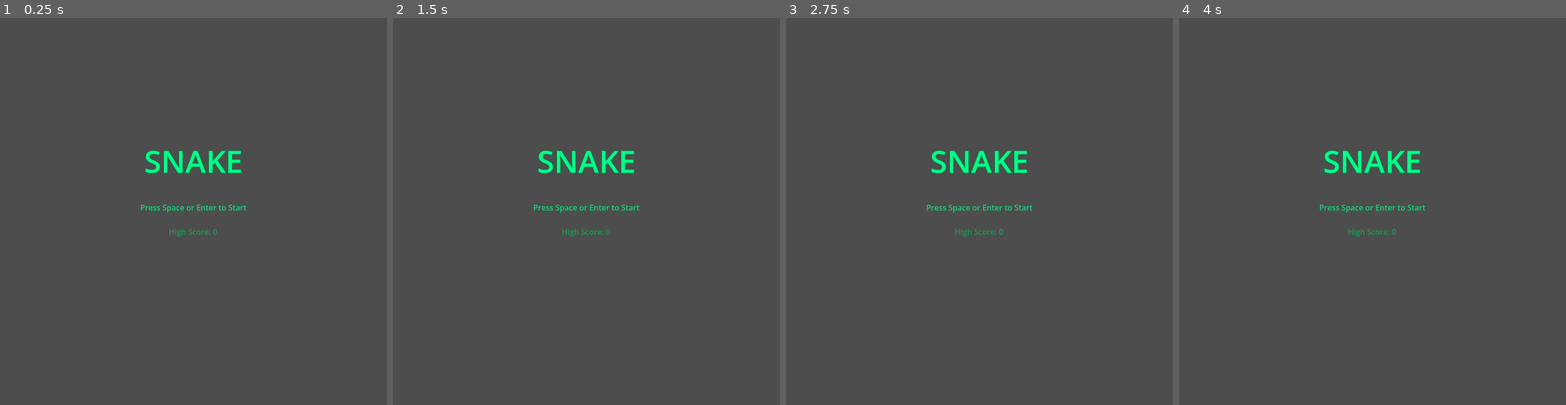
Above: before the commit, frames 1-4 (left to right).
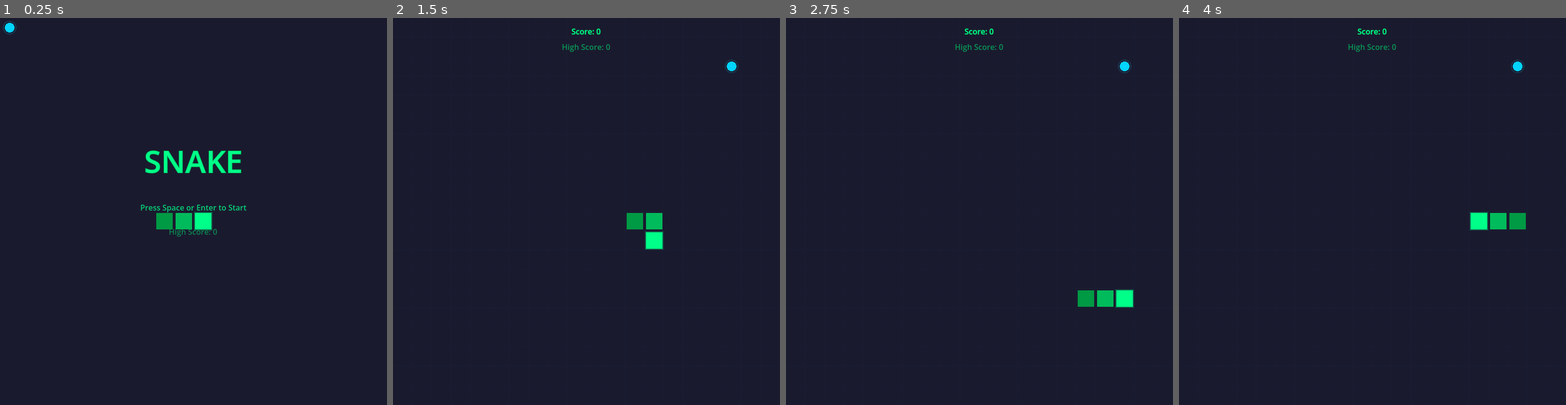
Above: after the commit, the same moments.

Repository: lanternRaft/godot-vibe-games
Game: Godot game, scene res://main.tscn
The game is run twice, just before and just after one commit, with the same random seed, the same clock (stepped at 60 frames per second) and the same inputs.
Inputs:
- Up to frame 1 (0.25 s): no input
- Up to frame 2 (1.5 s): tap Space at 0.5, 1.25 s; hold Right (move_right) 0.53-1.28 s; tap Enter (ui_accept) at 0.77 s; hold Down (move_down) from 1.28 s (still down)
- Up to frame 3 (2.75 s): tap Enter (ui_accept) at 1.52 s; tap Space at 2 s; release Down (move_down) at 2.03 s; hold Right (move_right) from 2.03 s (still down)
- Up to frame 4 (4 s): tap Space at 2.75, 3.5 s; release Right (move_right) at 2.78 s; hold W (move_up) 2.78-3.53 s; tap Enter (ui_accept) at 3.02, 3.77 s; hold Left (move_left) from 3.53 s (still down)

The runs differ from the first frame. In frame 1, 99% of the frame differs, in the area x 0-100%, y 0-100%; in frame 2, 100%; in frame 3, 100%; in frame 4, 100%.
Error before the commit: Parse Error: Could not preload resource script "res://scripts/snake.gd". (res://scripts/game_manager.gd:21)

Commit message:
Validate fix is working

Diff:
--- a/snake/scripts/snake.gd
+++ b/snake/scripts/snake.gd
@@ -10,7 +10,7 @@
 
 var _segments: Array[Vector2i] = []
 var _direction: Vector2i = Vector2i.RIGHT
-var _direction_queue: Array[Vector2i] = [
+var _direction_queue: Array[Vector2i] = []
 var _grow_pending: int = 0
 var _is_dead: bool = false
 var _grid_to_pixel: Callable
Not shown, changed: .pi/extensions/godot/index.ts
Not shown, changed: .pi/extensions/godot/validation.ts
